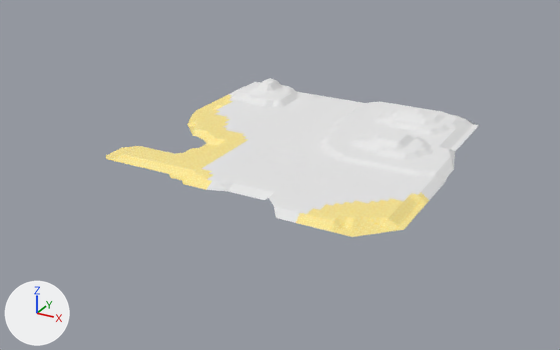
Two versions of the Blender file Project Miles/Assets/Models/Levels/Level.blend, one commit apart.
Rendered twice from a 50 mm camera at (859.0, -1682.0, 742.0) aimed at (-30.0, -66.0, -66.0). The lights are fixed; the arrows at lower left show +X, +Y and +Z.

Script lines for the objects in view, before the commit:
```python
me_grid_002 = bpy.data.meshes.new('Grid.002')
me_grid_002.from_pydata(...)  # 2264 vertices, 2193 faces; spans x -400.0..400.0, y -400.0..400.0, z 0.0..65.0
# faces by material slot: [1791, 402]
me_grid_002.materials.append(mat_material)  # its picture is missing
me_grid_002.materials.append(mat_material_002)  # picture img_castle_grounds_textures_09800_rgba16_png
ob_grid = bpy.data.objects.new('Grid', me_grid_002)
ob_grid.location = (0.0, 0.0, 0.0)
```
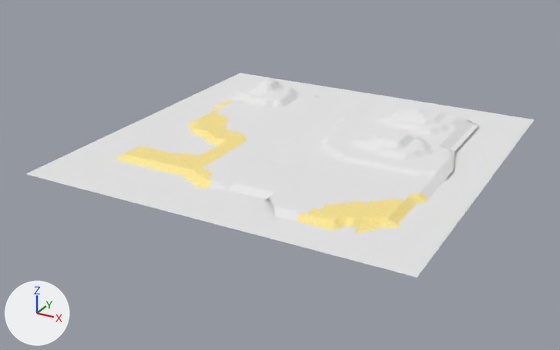
Location of each change, (x1, y1, x2, y2) in pixels of the pictures (560 x 350 px):
```json
{"object": "Grid", "change": "reshaped", "before": [106, 78, 479, 237], "after": [27, 73, 534, 277], "on screen": "36% wider, 28% taller"}
{"part": 1, "of": "me_grid_002", "change": "added", "after": [27, 73, 534, 277]}
```

The change, as JSON lines over the scene's bpy script:
```json
{"block": "me_grid_002", "where": "# used by ob_grid; location = (0.0, 0.0, 0.0)"}
{"block": "me_grid_002", "where": "# verts and faces of me_grid_002; kept vertices keep their numbers, new ones are numbered from 2264"}
{"op": "remove", "block": "me_grid_002", "code": "me_grid_002.from_pydata(...)  # 2264 vertices, 2193 faces; spans x -400.0..400.0, y -400.0..400.0, z 0.0..65.0"}
{"op": "add", "block": "me_grid_002", "code": "me_grid_002.from_pydata(...)  # 2268 vertices, 2194 faces; spans x -488.0..488.0, y -488.0..488.0, z 0.0..65.0"}
{"block": "me_grid_002", "change": "me_grid_002 part 1"}
{"op": "add", "block": "me_grid_002", "code": "verts[2264] = (488.0, 488.0, 2.0)  # pixel (534, 119)"}
{"op": "add", "block": "me_grid_002", "code": "verts[2265] = (-488.0, 488.0, 2.0)  # pixel (240, 72)"}
{"op": "add", "block": "me_grid_002", "code": "verts[2266] = (488.0, -488.0, 2.0)  # pixel (417, 277)"}
{"op": "add", "block": "me_grid_002", "code": "verts[2267] = (-488.0, -488.0, 2.0)  # pixel (25, 174)"}
{"op": "add", "block": "me_grid_002", "code": "faces += [(2264, 2265, 2267, 2266)]  # mat_material (its picture is missing)"}
```
